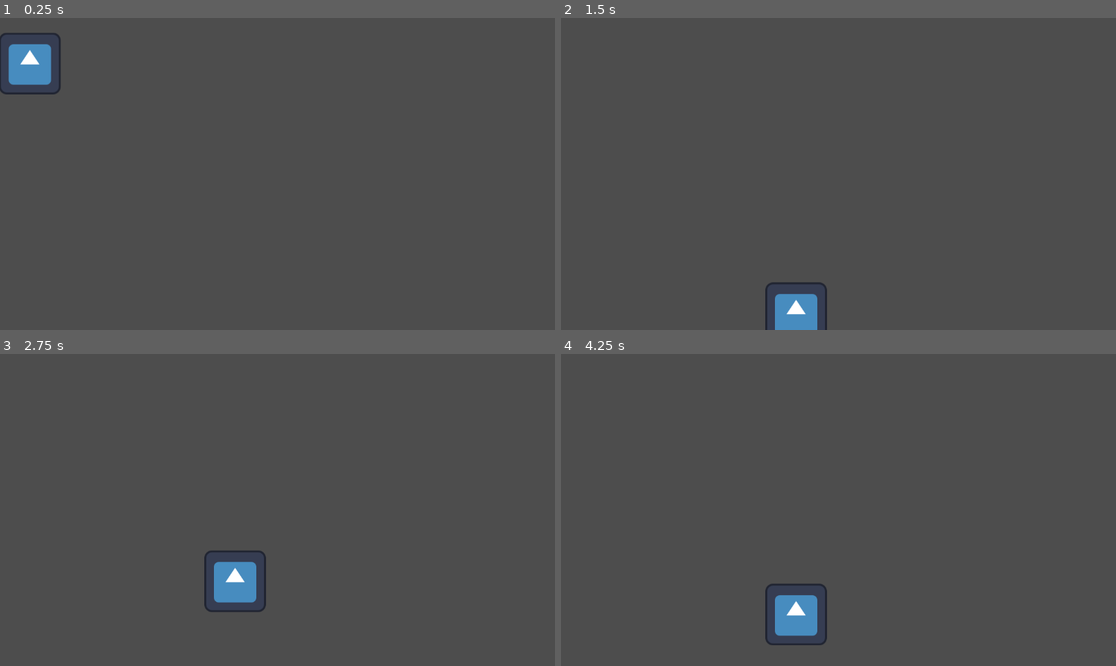
Above: before the commit, frames 1-4 (two rows, left to right).
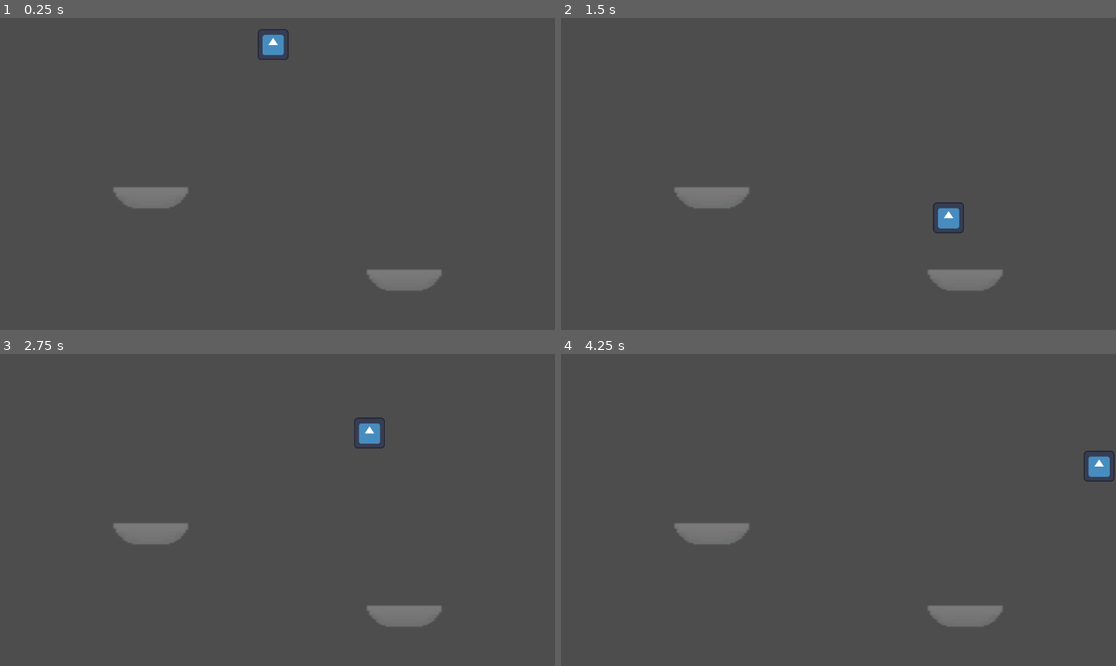
Above: after the commit, the same moments.

Repository: Muadz-coder/Bug-Survival
Game: Godot game, scene res://scenes/level_1.tscn
Same seed, same stepped clock (60 frames per second), same inputs: the game is played once before the commit and once after it. The engine's default icon, where the game draws it, is replaced by a stand-in: a white triangle on a blue panel in a dark square.
Inputs:
- Up to frame 1 (0.25 s): no input
- Up to frame 2 (1.5 s): tap Enter (ui_accept) at 0.5, 0.77 s; hold Right (ui_right) from 0.53 s (still down)
- Up to frame 3 (2.75 s): tap Enter (ui_accept) at 1.52 s; release Right (ui_right) at 2.03 s; hold Left (ui_left) from 2.03 s (still down)
- Up to frame 4 (4.25 s): release Left (ui_left) at 2.78 s; hold Right (ui_right) from 2.78 s (still down); tap Enter (ui_accept) at 3.02, 3.77 s

The runs differ from the first frame. In frame 1, 3.1% of the frame differs, in the area x 0-80%, y 3-88%; in frame 2, 2.9%; in frame 3, 3.1%; in frame 4, 3.1%, in the area x 20-100%, y 30-94%.

Commit message:
hi safe so far

Diff:
--- /dev/null
+++ b/dodge-bug/prefabs/rocks.tscn
@@ -0,0 +1,19 @@
+[gd_scene format=3 uid="uid://bvkm1vu04jt6m"]
+
+[ext_resource type="Texture2D" uid="uid://bife4740ovrdb" path="res://sprites/rocks1.png" id="1_2l77g"]
+
+[sub_resource type="RectangleShape2D" id="RectangleShape2D_4nkto"]
+size = Vector2(1244, 24)
+
+[node name="rocks" type="StaticBody2D" unique_id=1385581139]
+position = Vector2(2, 16)
+metadata/_edit_group_ = true
+
+[node name="Sprite2D" type="Sprite2D" parent="." unique_id=1081020205]
+position = Vector2(0, 173.875)
+scale = Vector2(9.6875, 5.8476563)
+texture = ExtResource("1_2l77g")
+
+[node name="CollisionShape2D" type="CollisionShape2D" parent="." unique_id=1075745759]
+position = Vector2(-3, -6)
+shape = SubResource("RectangleShape2D_4nkto")
--- a/dodge-bug/scenes/level_1.tscn
+++ b/dodge-bug/scenes/level_1.tscn
@@ -1,8 +1,22 @@
 [gd_scene format=3 uid="uid://2vi5701wmmtv"]
 
 [ext_resource type="PackedScene" uid="uid://c3yi0wtlj07wd" path="res://prefabs/beetle.tscn" id="1_014kd"]
+[ext_resource type="PackedScene" uid="uid://bvkm1vu04jt6m" path="res://prefabs/rocks.tscn" id="2_bswci"]
 
 [node name="level 1" type="Node2D" unique_id=519151207]
 
+[node name="Camera2D" type="Camera2D" parent="." unique_id=604065292]
+position = Vector2(1147, 642)
+zoom = Vector2(0.5, 0.5)
+
 [node name="beetle" parent="." unique_id=878632873 instance=ExtResource("1_014kd")]
-position = Vector2(62, 66)
+position = Vector2(1129, 76)
+
+[node name="rocks" parent="." unique_id=1385581139 instance=ExtResource("2_bswci")]
+position = Vector2(621, 564)
+
+[node name="rocks2" parent="." unique_id=1521068965 instance=ExtResource("2_bswci")]
+position = Vector2(1673, 906)
+
+[node name="rocks3" parent="." unique_id=477295588 instance=ExtResource("2_bswci")]
+position = Vector2(620, 1175)
--- a/dodge-bug/scripts/beetle.gd
+++ b/dodge-bug/scripts/beetle.gd
@@ -3,9 +3,10 @@
 
 
 
-const SPEED = 300.0
-const JUMP_VELOCITY = -500.0
-var start_position = Vector2(488,472)
+const SPEED = 500.0
+const JUMP_VELOCITY = -1000.0
+var start_position = Vector2(1159, 76)
+
 
 func _physics_process(delta: float) -> void:
 	# Add the gravity.
@@ -17,19 +18,17 @@
 		velocity.y = JUMP_VELOCITY
 
 
-	# Get the input direction and handle the movement/deceleration.
-	# As good practice, you should replace UI actions with custom gameplay actions.
 	var direction := Input.get_axis("ui_left", "ui_right")
 	if direction:
 		velocity.x = direction * SPEED
-
+	else:
 		velocity.x = move_toward(velocity.x, 0, SPEED)
 
 	move_and_slide()
 
 
 	#RespawnVoid
-	if position.y > 1000:
+	if position.y > 1365:
 		respawn()
 
 func respawn():
Binary file added: dodge-bug/sprites/rocks1.png
Not shown, added: dodge-bug/sprites/rocks1.png.import
